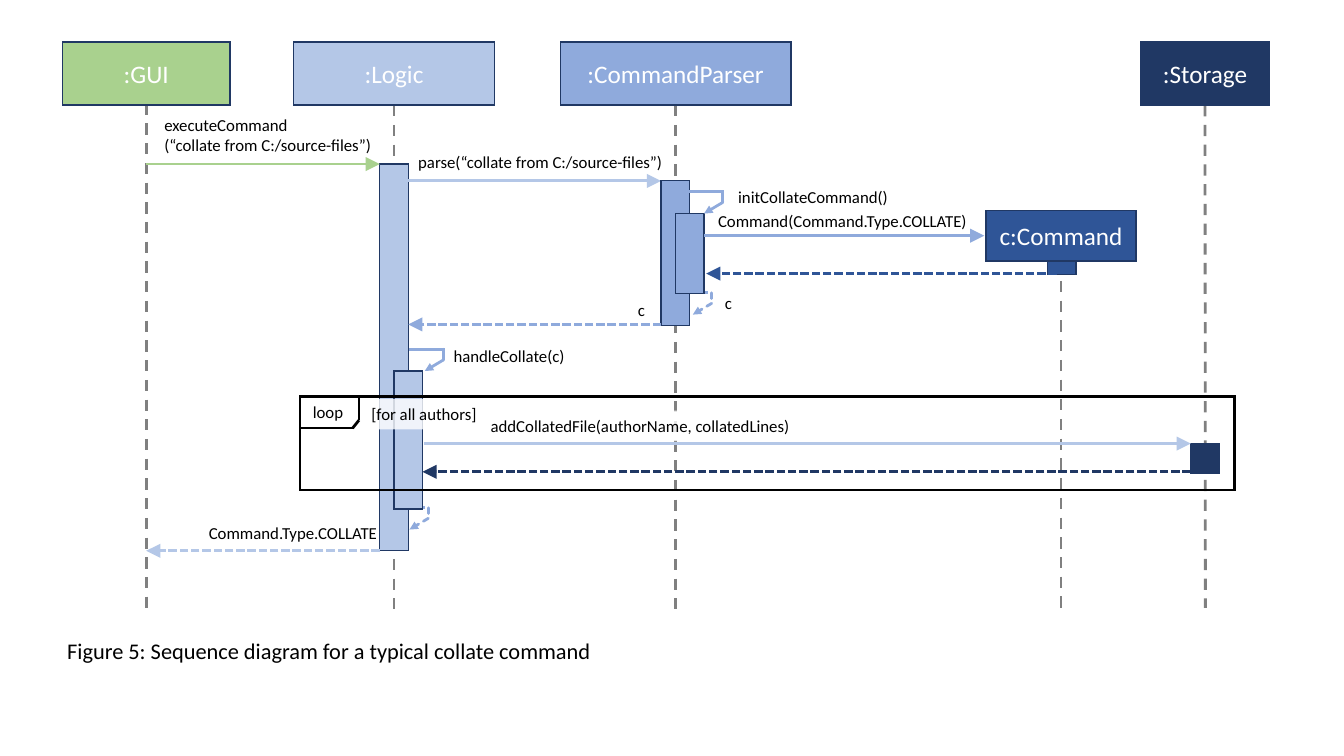
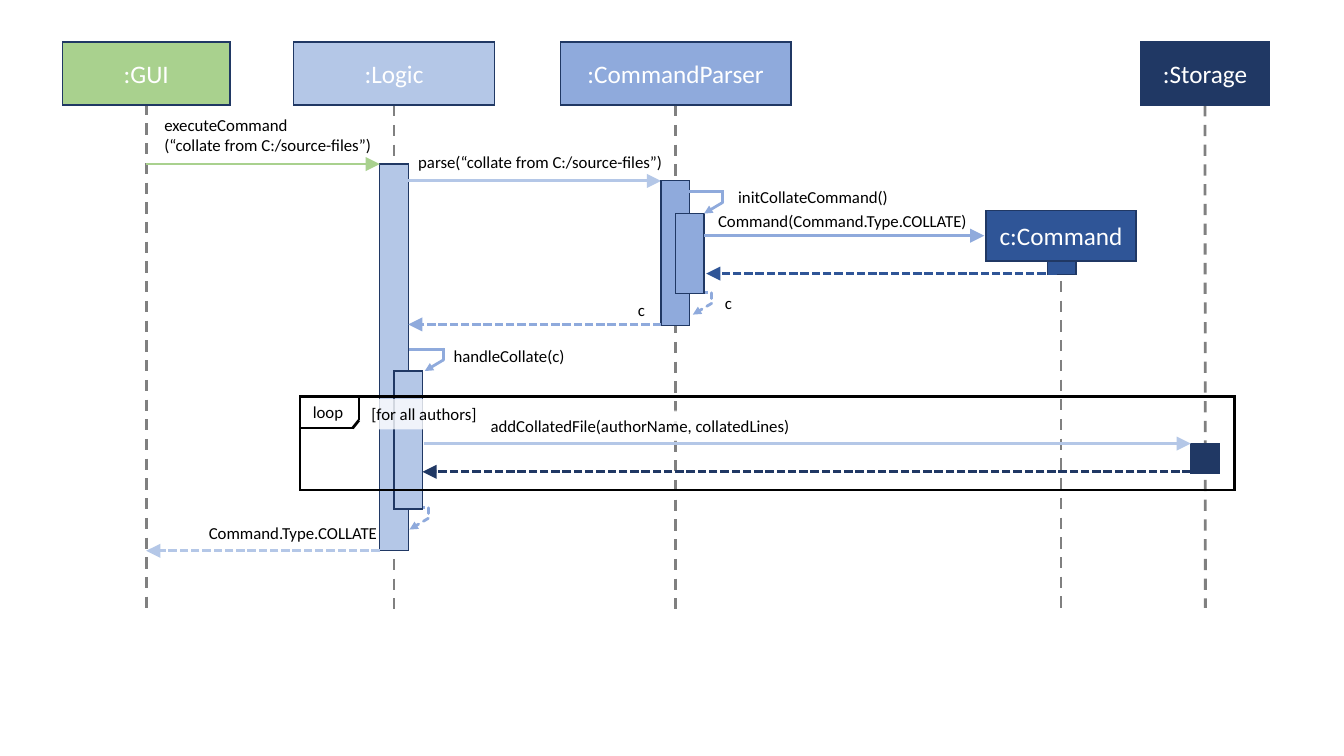
Before and after one commit to se-edu/collate, a slide deck: slide 6 of docs/Diagrams.pptx (slide 5 before the commit). Drawn at 1344x756 pixels with LibreOffice and Linux fonts; fonts in the diff are those of the drawing. Boxes give left, top, right and bottom in pixels: in the first picture for what was removed or moved away, otherwise in the second. Text is boxed around its words. In the diff, an @@ line names an element or a change of style, - is before the commit and + after.

Commit message:
Updated GUI class diagram

```diff
--- a/docs/Diagrams.pptx
+++ b/docs/Diagrams.pptx
@@ text removed at (67,643,590,663) @@
-Figure 5: Sequence diagram for a typical collate command
```
Also in this commit, not shown: 5 other slides changed, 1 slide added, 2 other files.
